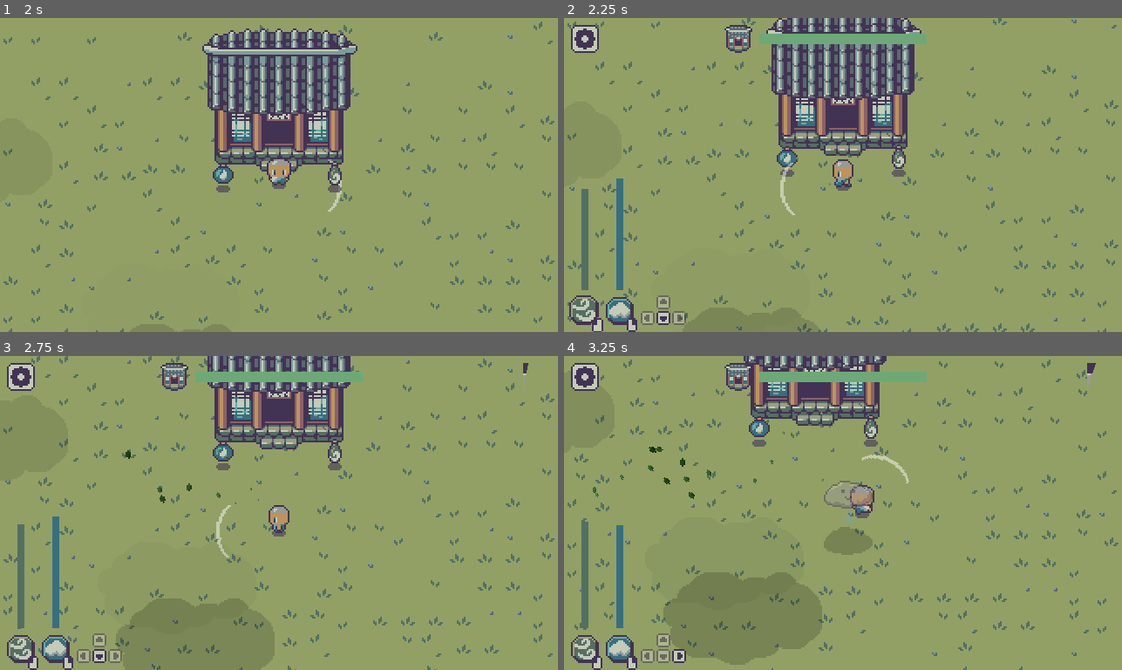
Above: before the commit, frames 1-4 (two rows, left to right).
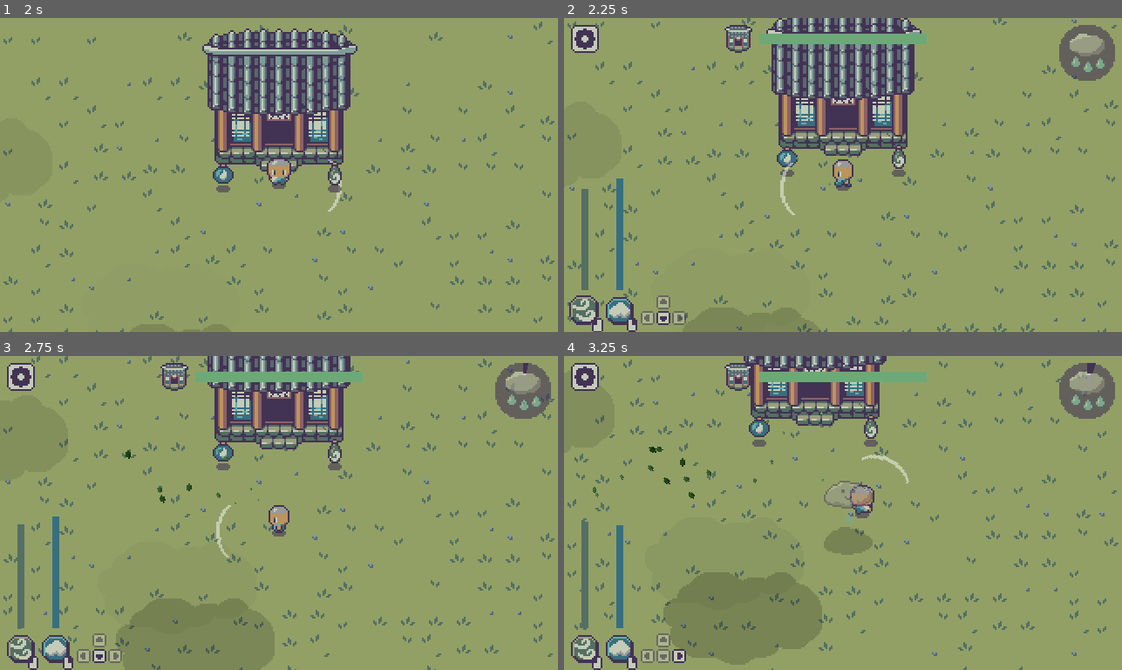
Above: after the commit, the same moments.

Repository: Boyquotes/cloud-keeper
Game: Godot game, scene res://Main.tscn
The game is run twice, just before and just after one commit, with the same random seed, the same clock (stepped at 60 frames per second) and the same inputs.
Inputs (mouse positions are in pixels of both pictures, inside the frame that each line leads up to):
- Up to frame 1 (2 s): click (195, 266) at 0.5 s; move the mouse to (401, 159) at 1.27 s; hold D (move_right) from 1.28 s (still down); tap Space (spawn_cloud) at 1.35 s
- Up to frame 2 (2.25 s): move the mouse to (731, 190) at 2.02 s; release D (move_right) at 2.03 s; hold S (move_down) from 2.03 s (still down); click (731, 190) at 2.1 s
- Up to frame 3 (2.75 s): keep holding S (move_down)
- Up to frame 4 (3.25 s): move the mouse to (898, 443) at 2.77 s; release S (move_down) at 2.78 s; hold D (move_right) from 2.78 s (still down); tap Space (spawn_cloud) at 2.85 s

Frame 1 is identical in both runs. In frame 2, 1.5% of the frame differs, in the area x 88-99%, y 2-20%; in frame 3, 1.4%; in frame 4, 1.4%.

Commit message:
Added background to rain timer

Diff:
--- a/src/scenes/world/RainTimer.tscn
+++ /dev/null
@@ -1,18 +0,0 @@
-[gd_scene load_steps=3 format=2]
-
-[ext_resource path="res://ui/hud/RainTimer.gd" type="Script" id=1]
-[ext_resource path="res://ui/hud/storm_timer.png" type="Texture" id=2]
-
-[node name="RainTimer" type="TextureProgress"]
-margin_right = 32.0
-margin_bottom = 32.0
-value = 100.0
-texture_progress = ExtResource( 2 )
-fill_mode = 4
-script = ExtResource( 1 )
-
-[node name="Timer" type="Timer" parent="."]
-wait_time = 0.6
-
-[connection signal="value_changed" from="." to="." method="_on_RainTimer_value_changed"]
-[connection signal="timeout" from="Timer" to="." method="_on_Timer_timeout"]
--- a/src/ui/hud/HUD.tscn
+++ b/src/ui/hud/HUD.tscn
@@ -2,7 +2,7 @@
 
 [ext_resource path="res://ui/hud/progress_bar.png" type="Texture" id=1]
 [ext_resource path="res://scenes/world/Shrine.tscn" type="PackedScene" id=2]
-[ext_resource path="res://scenes/world/RainTimer.tscn" type="PackedScene" id=3]
+[ext_resource path="res://ui/hud/RainTimer.tscn" type="PackedScene" id=3]
 [ext_resource path="res://ui/hud/HUD.gd" type="Script" id=4]
 [ext_resource path="res://ui/icons.png" type="Texture" id=5]
 [ext_resource path="res://ui/theme.tres" type="Theme" id=6]
--- a/src/ui/hud/RainTimer.gd
+++ b/src/ui/hud/RainTimer.gd
@@ -1,23 +1,26 @@
-extends TextureProgress
+extends Control
+
+onready var texture_progress: TextureProgress = $TextureProgress
+onready var timer: Timer = $Timer
 
 export(float) var wait_time = 20.0
 
 func _ready() -> void:
 	EventBus.connect("game_start", self, "_on_game_start")
 	EventBus.connect("game_over", self, "_on_game_over")
-	value = 0
+	texture_progress.value = 0
 
 func _on_Timer_timeout() -> void:
-	value += 1
-
-func _on_RainTimer_value_changed(value: float) -> void:
-	if value == 100:
-		EventBus.emit_signal("game_victory")
-		$Timer.stop()
+	texture_progress.value += 1
 
 func _on_game_start() -> void:
-	value = 0
-	$Timer.start(wait_time / max_value)
+	texture_progress.value = 0
+	timer.start(wait_time / texture_progress.max_value)
 
 func _on_game_over() -> void:
-	$Timer.stop()
+	timer.stop()
+
+func _on_TextureProgress_value_changed(value: float) -> void:
+	if texture_progress.value == 100:
+		EventBus.emit_signal("game_victory")
+		timer.stop()
--- /dev/null
+++ b/src/ui/hud/RainTimer.tscn
@@ -0,0 +1,33 @@
+[gd_scene load_steps=3 format=2]
+
+[ext_resource path="res://ui/hud/RainTimer.gd" type="Script" id=1]
+[ext_resource path="res://ui/hud/storm_timer.png" type="Texture" id=2]
+
+[node name="RainTimer" type="CenterContainer"]
+margin_right = 40.0
+margin_bottom = 40.0
+script = ExtResource( 1 )
+
+[node name="TextureRect" type="TextureRect" parent="."]
+self_modulate = Color( 1, 1, 1, 0.588235 )
+margin_left = 4.0
+margin_top = 4.0
+margin_right = 36.0
+margin_bottom = 36.0
+texture = ExtResource( 2 )
+stretch_mode = 4
+
+[node name="TextureProgress" type="TextureProgress" parent="."]
+margin_left = 4.0
+margin_top = 4.0
+margin_right = 36.0
+margin_bottom = 36.0
+value = 60.0
+texture_progress = ExtResource( 2 )
+fill_mode = 4
+
+[node name="Timer" type="Timer" parent="."]
+wait_time = 0.6
+
+[connection signal="value_changed" from="TextureProgress" to="." method="_on_TextureProgress_value_changed"]
+[connection signal="timeout" from="Timer" to="." method="_on_Timer_timeout"]
